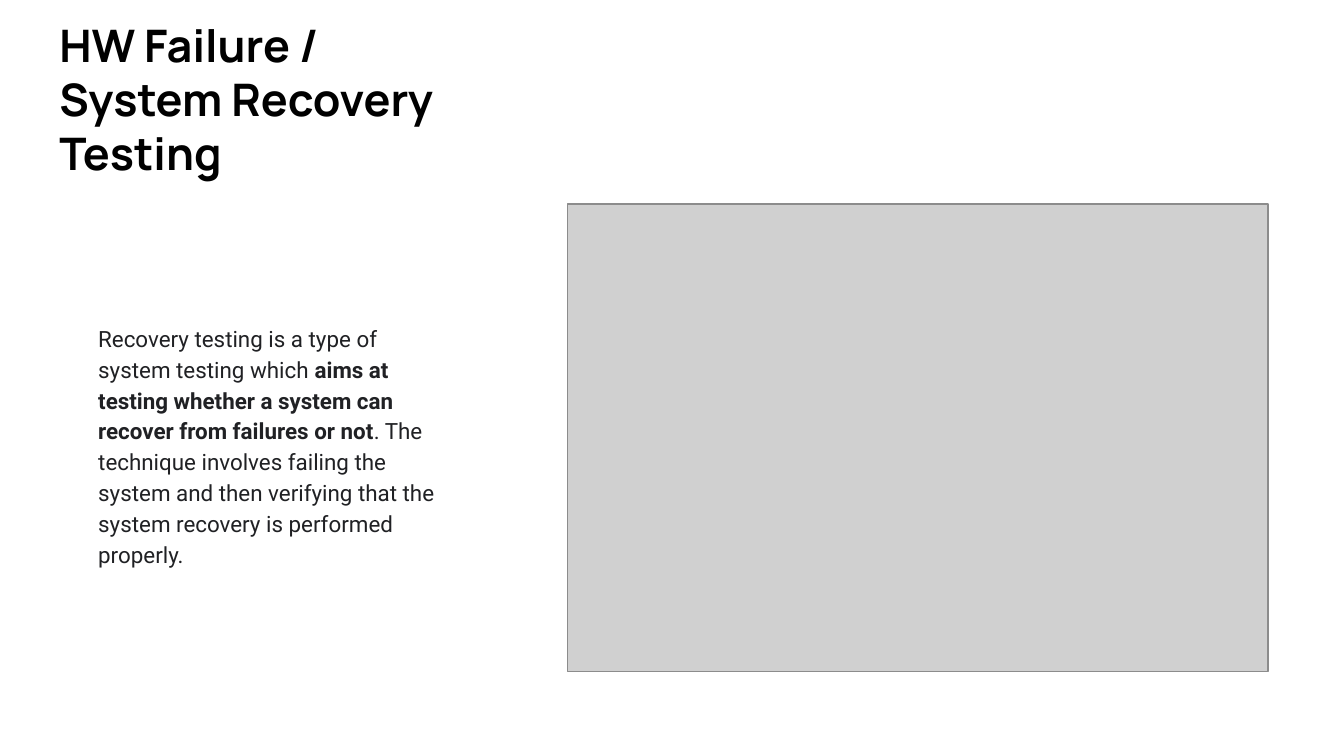
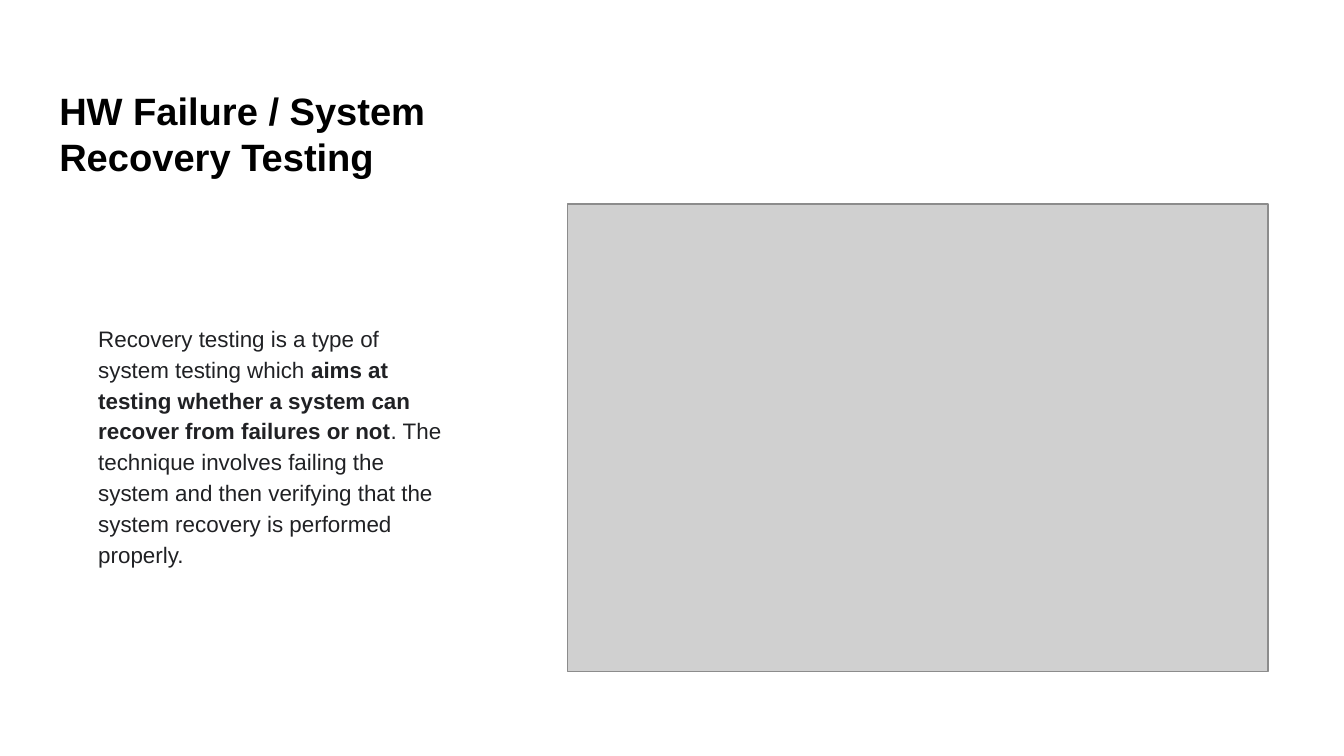
Before and after one commit to christopherroberthardy/RESUME, a slide deck: slide 9 of Professional profile - Christopher Hardy.pptx. Drawn at 1344x756 pixels with LibreOffice and Linux fonts; fonts in the diff are those of the drawing; grey boxes stand for pictures. Boxes give left, top, right and bottom in pixels: in the first picture for what was removed or moved away, otherwise in the second. Text is boxed around its words. In the diff, an @@ line names an element or a change of style, - is before the commit and + after.

```diff
--- a/Professional profile - Christopher Hardy.pptx
+++ b/Professional profile - Christopher Hardy.pptx
@@ title "HW Failure / System Recovery ..." at (59, 97, 425, 179): size 24 to 20.4 pt, font Manrope to Arial @@
@@ text "Recovery testing is a type ..." at (98, 330, 442, 568): font Roboto to Arial, highlight #FFFFFF to none @@
```
Also in this commit, not shown: 12 other slides changed, 1 other file.
